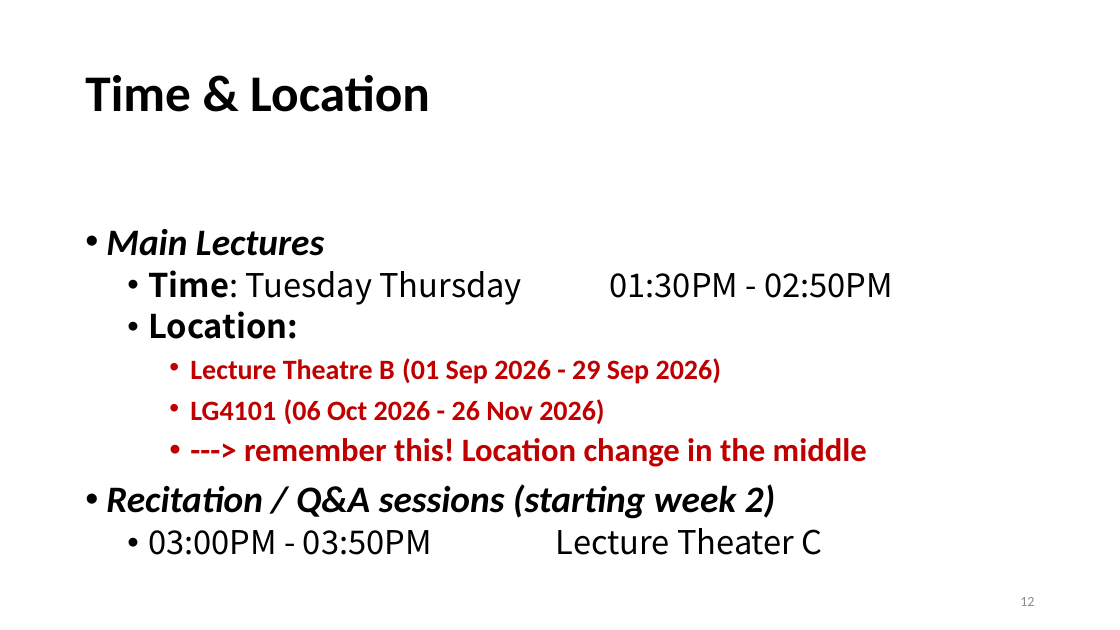
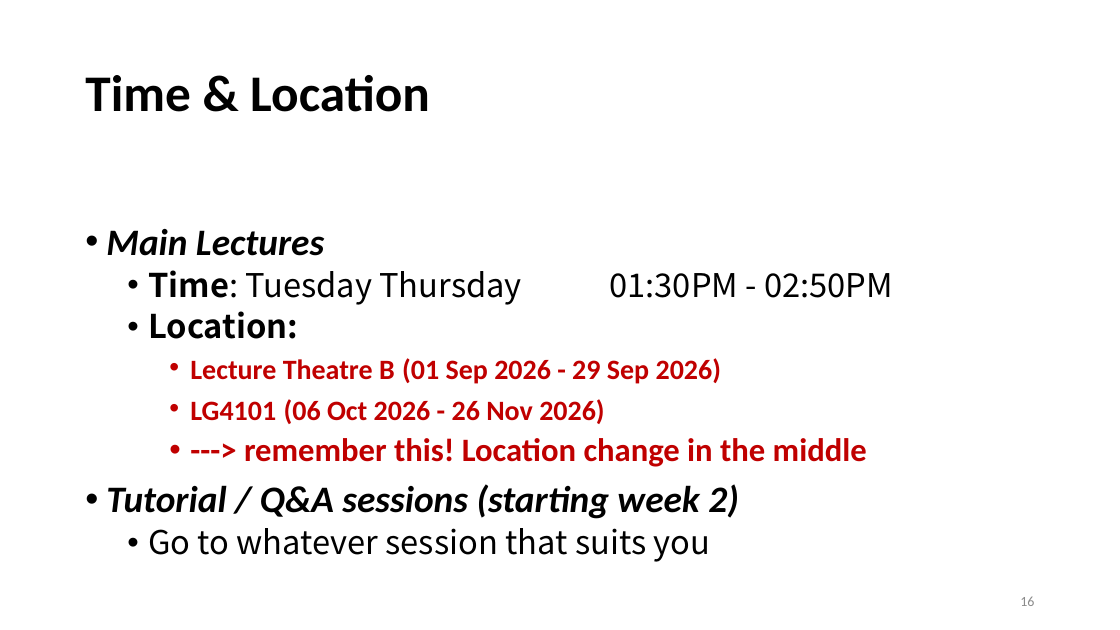
Before and after one commit to wuwuz/wuwuz.github.io, a slide deck: slide 16 of COMP2711/Materials/L00-Intro.pptx (slide 12 before the commit). Drawn at 1120x630 pixels with LibreOffice and Linux fonts; fonts in the diff are those of the drawing. Boxes give left, top, right and bottom in pixels: in the first picture for what was removed or moved away, otherwise in the second. Text is boxed around its words. In the diff, an @@ line names an element or a change of style, - is before the commit and + after.

```diff
--- a/COMP2711/Materials/L00-Intro.pptx
+++ b/COMP2711/Materials/L00-Intro.pptx
@@ text at (106, 484, 739, 562): text changed @@
-• Recitation / Q&A sessions (starting week 2)
-  • 03:00PM - 03:50PM Lecture Theater C
+• Tutorial / Q&A sessions (starting week 2)
+  • Go to whatever session that suits you
@@ page number at (1020, 597, 1034, 606): text changed @@
-12
+16
```
Also in this commit, not shown: 2 other slides changed, 5 slides added.
